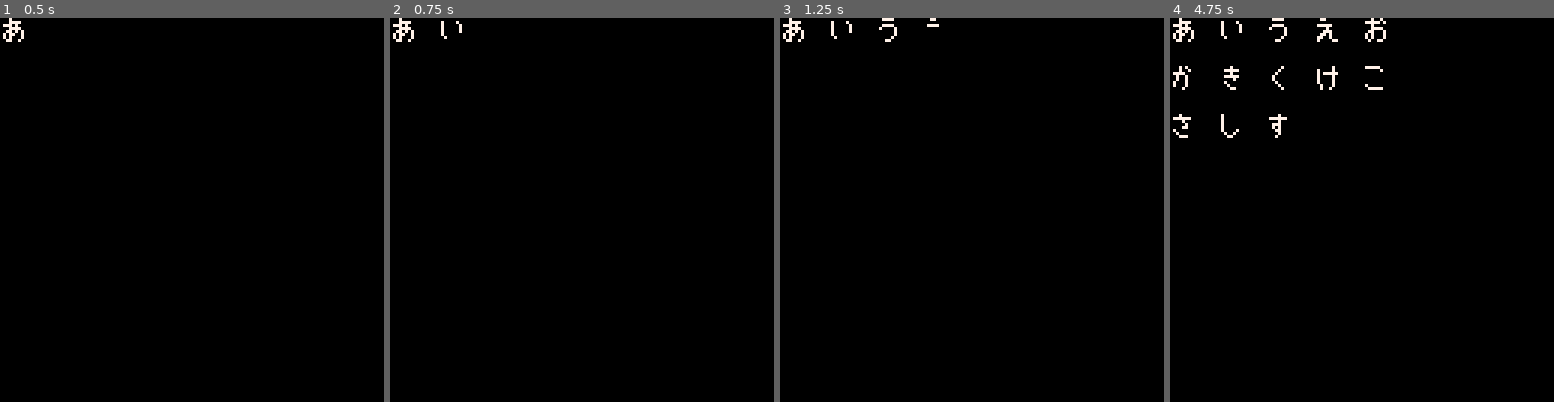
Above: before the commit, frames 1-4 (left to right).
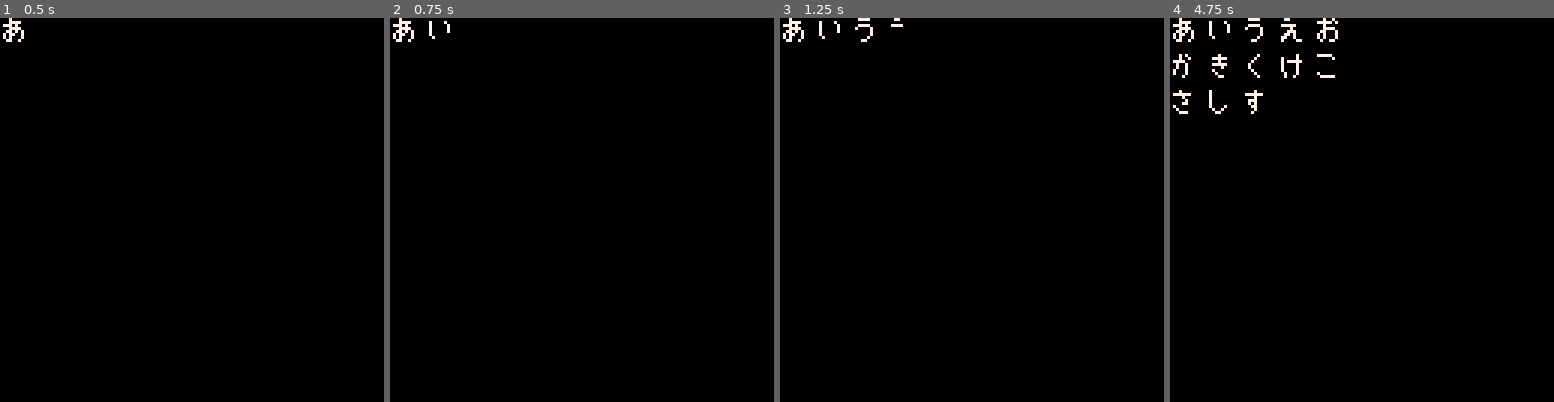
Above: after the commit, the same moments.

Repository: SestrenExsis/KanaPractice
Game: PICO-8 cartridge kana_practice.p8
Same seed, same stepped clock (60 frames per second), same inputs: the game is played once before the commit and once after it.
Inputs:
- Up to frame 1 (0.5 s): tap X (X key) at 0.33 s
- Up to frame 2 (0.75 s): no input
- Up to frame 3 (1.25 s): tap X (X key) at 1.07 s
- Up to frame 4 (4.75 s): hold Right 1.6-2.1 s; tap X (X key) at 1.85, 2.97, 4.08 s; hold Up 2.15-2.42 s; hold Right 2.47-3.03 s; hold Left 3.08-3.58 s; hold Down 3.63-3.97 s; hold Right 4.02-4.68 s; hold Up from 4.73 s (still down)

Frame 1 is identical in both runs. In frame 2, 0.1% of the frame differs, in the area x 10-19%, y 0-6%; in frame 3, 0.4%; in frame 4, 2.1%, in the area x 0-57%, y 0-32%.

Commit message:
Finish stroke orders for hiragana

Diff:
--- a/kana_practice.p8
+++ b/kana_practice.p8
@@ -52,11 +52,18 @@
 	"ta","chi","tsu","te","to",
 	"na","ni","nu","ne","no",
 	"ha","hi","fu","he","ho",
-	"ma","mi","mu","me","mo"}
+	"ma","mi","mu","me","mo",
+	"ya","  ","yu","  ","yo",
+	"ra","ri","ru","re","ro",
+	"wa","  ","  ","  ","wo",
+	"n"
+	}
 	for k,v in pairs(list) do
-		x=16*((k-1)%5)
-		y=16*(flr((k-1)/5))
-		drawkana(v,x,y)
+		if v~="  " then
+			x=12*((k-1)%5)
+			y=12*(flr((k-1)/5))
+			drawkana(v,x,y)
+		end
 	end
 	cls()
 	--sspr(0,0,128,128,0,0)
@@ -173,6 +180,17 @@
 _kana["mu"]={99,100,101,102}
 _kana["me"]={103,104,105}
 _kana["mo"]={106,107,108}
+_kana["ya"]={109,110,111}
+_kana["yu"]={112,113,114}
+_kana["yo"]={115,116,177}
+_kana["ra"]={118,119,120}
+_kana["ri"]={121,122}
+_kana["ru"]={123,124,125,126}
+_kana["re"]={127,128,129,130,131}
+_kana["ro"]={132,133,134}
+_kana["wa"]={135,136,137,138}
+_kana["wo"]={139,140,141,142}
+_kana["n"]={143,144}
 
 function drawkana(name,x,y)
 	for id in all(_kana[name]) do
Not shown, changed: 32 lines of the sprite sheet (__gfx__) section of kana_practice.p8
Not shown, changed: hiragana_stroke_order.png
